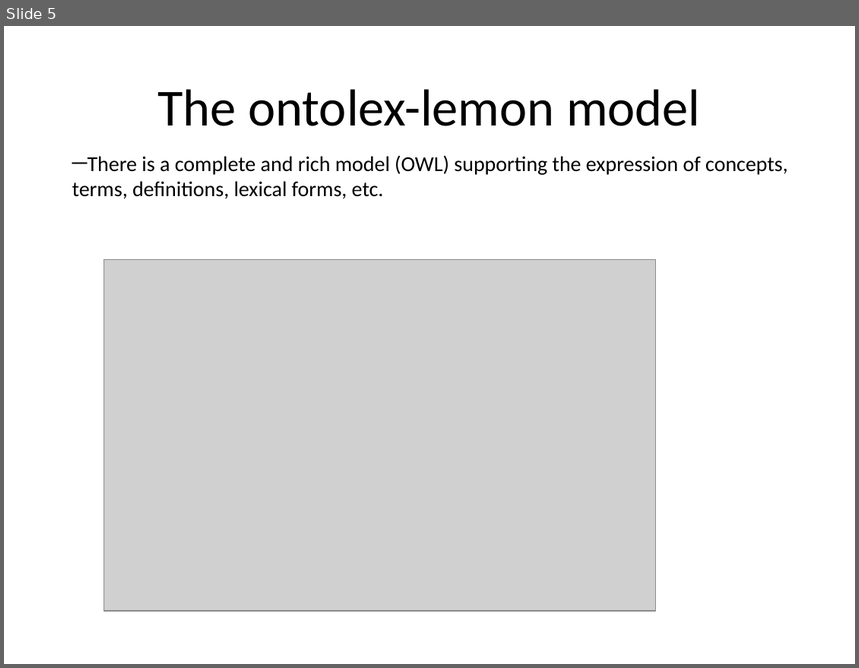
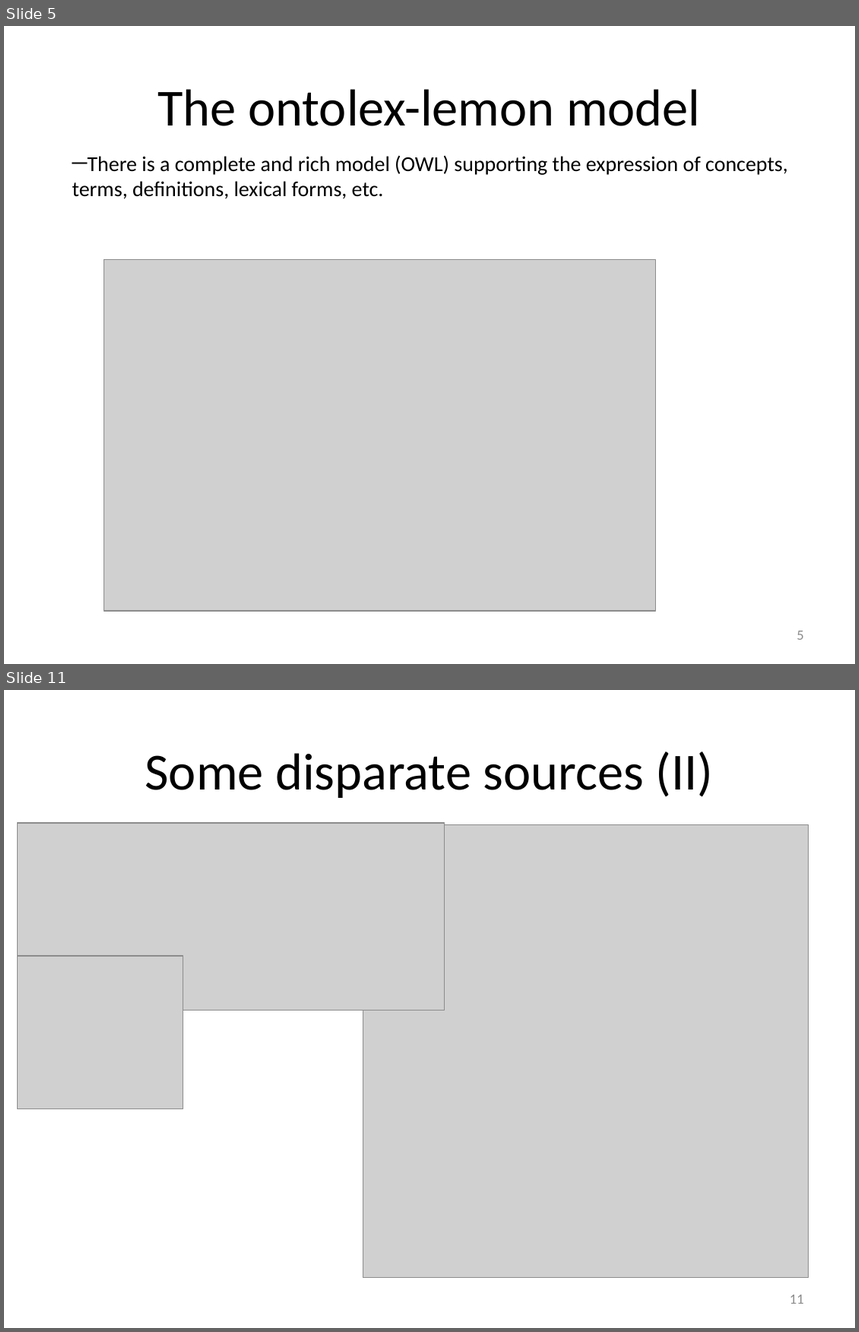
Before and after one commit to liderproject/tbx2rdfservice, a slide deck: slides.pptx. Shown one above the other, each under a label of ours: slide 5 before the commit, slides 5 and 11 after it; the slides between them are not shown. The pictures are 859x668 and 859x1332 pixels, drawn with LibreOffice and Linux fonts; fonts in the diff are those of the drawing; grey boxes stand for pictures. Boxes give left, top, right and bottom in pixels: in the first picture for what was removed or moved away, otherwise in the second. Text is boxed around its words. In the diff, an @@ line names an element or a change of style, - is before the commit and + after.

```diff
--- a/slides.pptx
+++ b/slides.pptx
@@ slide 11 added at (4,690,855,1328), background #FFFFFF @@
@@ title added at (145,752,713,798), 44 pt, text #000000 @@
+Some disparate sources (II)
@@ picture added at (18,823,445,1010) @@
@@ picture added at (363,825,808,1278) @@
@@ picture added at (18,955,183,1109) @@
@@ page number added at (790,1295,804,1304), 12 pt, text #8C8C8C @@
+11
@@ slide 5 changed as well @@
@@ page number added at (797,631,804,640), 12 pt, text #8C8C8C @@
+5
```
Also in this commit, not shown: 5 other slides changed, 23 other slides added, 2 slides removed, 3 other files.
